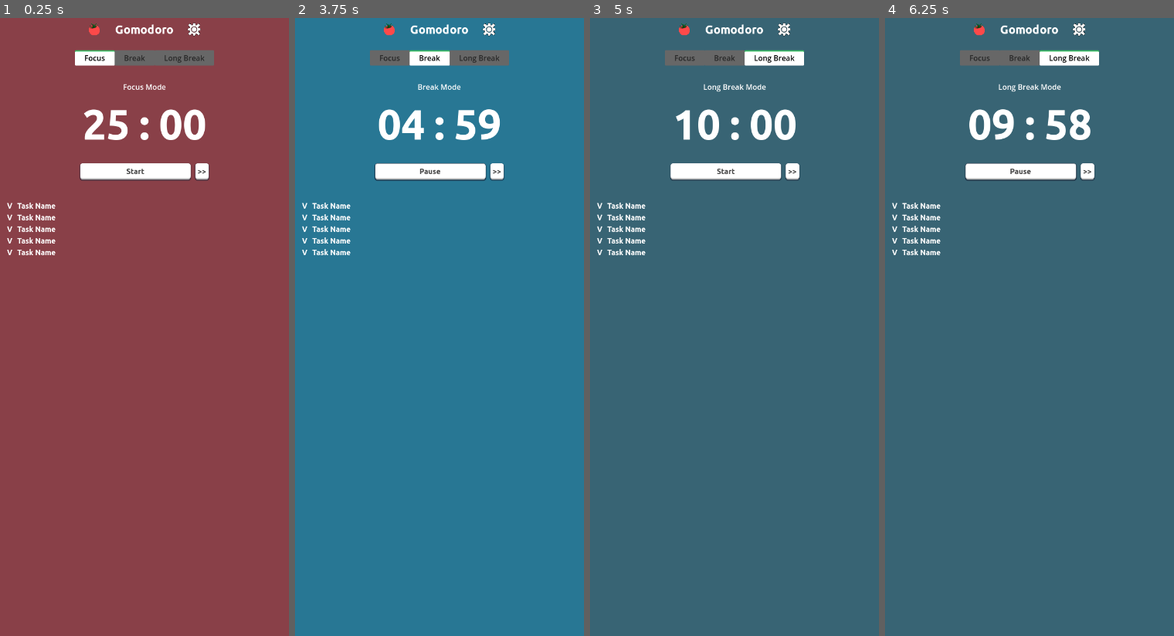
Above: before the commit, frames 1-4 (left to right).
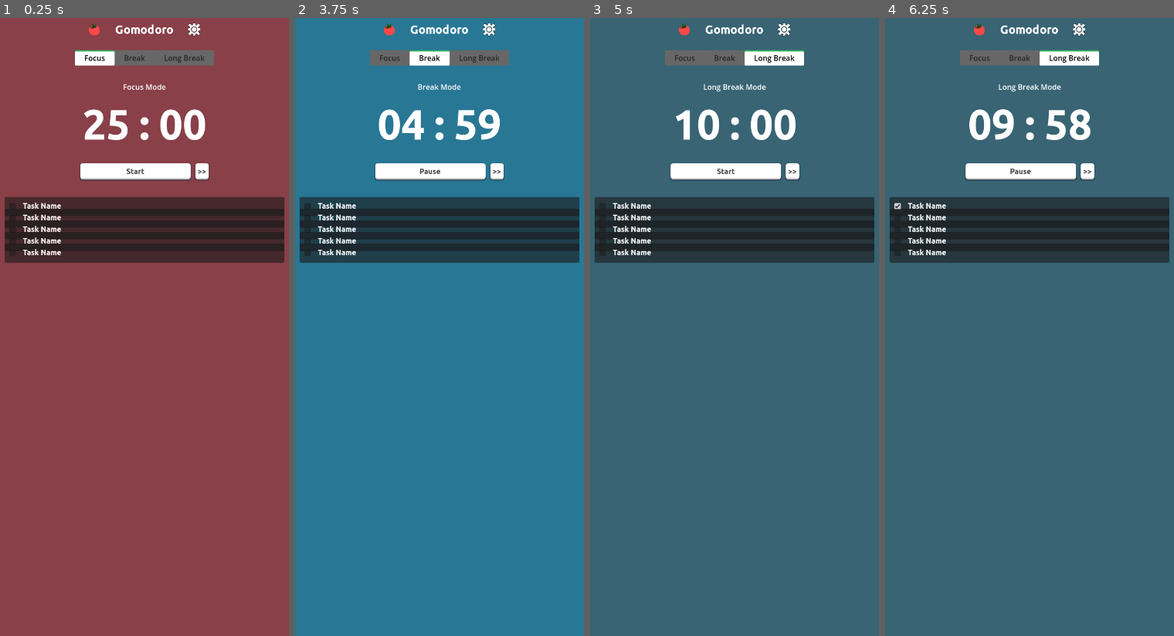
Above: after the commit, the same moments.

Repository: trubusoft/gomodoro
Game: Godot game, scene res://scenes/gomodoro.tscn
Two runs of this game, one before a commit and one after it. Both use one fixed random seed, a clock stepped at 60 frames per second and the inputs below.
Inputs (mouse positions are in pixels of both pictures, inside the frame that each line leads up to):
- Up to frame 1 (0.25 s): no input
- Up to frame 2 (3.75 s): click (306, 203) at 0.52 s; click "Start" at 1.25 s; click ">>" at 2 s; click "Start" at 2.75 s; click (306, 203) at 3.52 s
- Up to frame 3 (5 s): click ">>" at 4.25 s
- Up to frame 4 (6.25 s): click "Start" at 5 s; click (896, 203) at 5.77 s

The runs differ from the first frame. In frame 1, 10% of the frame differs, in the area x 1-99%, y 29-40%; in frame 2, 10%, in the area x 1-99%, y 23-40%; in frame 3, 10%; in frame 4, 10%.

Commit message:
Update task.tscn to include Panel and CheckBox

Diff:
--- a/scenes/task.tscn
+++ b/scenes/task.tscn
@@ -1,6 +1,7 @@
-[gd_scene load_steps=2 format=3 uid="uid://i3kxbci3lska"]
+[gd_scene load_steps=3 format=3 uid="uid://i3kxbci3lska"]
 
 [ext_resource type="Script" path="res://scenes/task.gd" id="1_eoqju"]
+[ext_resource type="Theme" uid="uid://crpdu1rms2y2i" path="res://assets/themes/check_box.tres" id="2_wdb3e"]
 
 [node name="Task" type="Control"]
 layout_mode = 3
@@ -10,23 +11,30 @@
 size_flags_vertical = 4
 script = ExtResource("1_eoqju")
 
-[node name="MarginContainer" type="MarginContainer" parent="."]
+[node name="Panel" type="Panel" parent="."]
+layout_mode = 1
+anchors_preset = 10
+anchor_right = 1.0
+offset_bottom = 41.0
+grow_horizontal = 2
+
+[node name="MarginContainer" type="MarginContainer" parent="Panel"]
 layout_mode = 0
-offset_right = 40.0
+offset_right = 116.0
 offset_bottom = 40.0
 theme_override_constants/margin_left = 5
 theme_override_constants/margin_top = 5
 theme_override_constants/margin_right = 5
 theme_override_constants/margin_bottom = 5
 
-[node name="HBoxContainer" type="HBoxContainer" parent="MarginContainer"]
+[node name="HBoxContainer" type="HBoxContainer" parent="Panel/MarginContainer"]
 layout_mode = 2
 theme_override_constants/separation = 10
 
-[node name="Check" type="Label" parent="MarginContainer/HBoxContainer"]
+[node name="CheckBox" type="CheckBox" parent="Panel/MarginContainer/HBoxContainer"]
 layout_mode = 2
-text = "V"
+theme = ExtResource("2_wdb3e")
 
-[node name="TaskName" type="Label" parent="MarginContainer/HBoxContainer"]
+[node name="TaskName" type="Label" parent="Panel/MarginContainer/HBoxContainer"]
 layout_mode = 2
 text = "Task Name"
